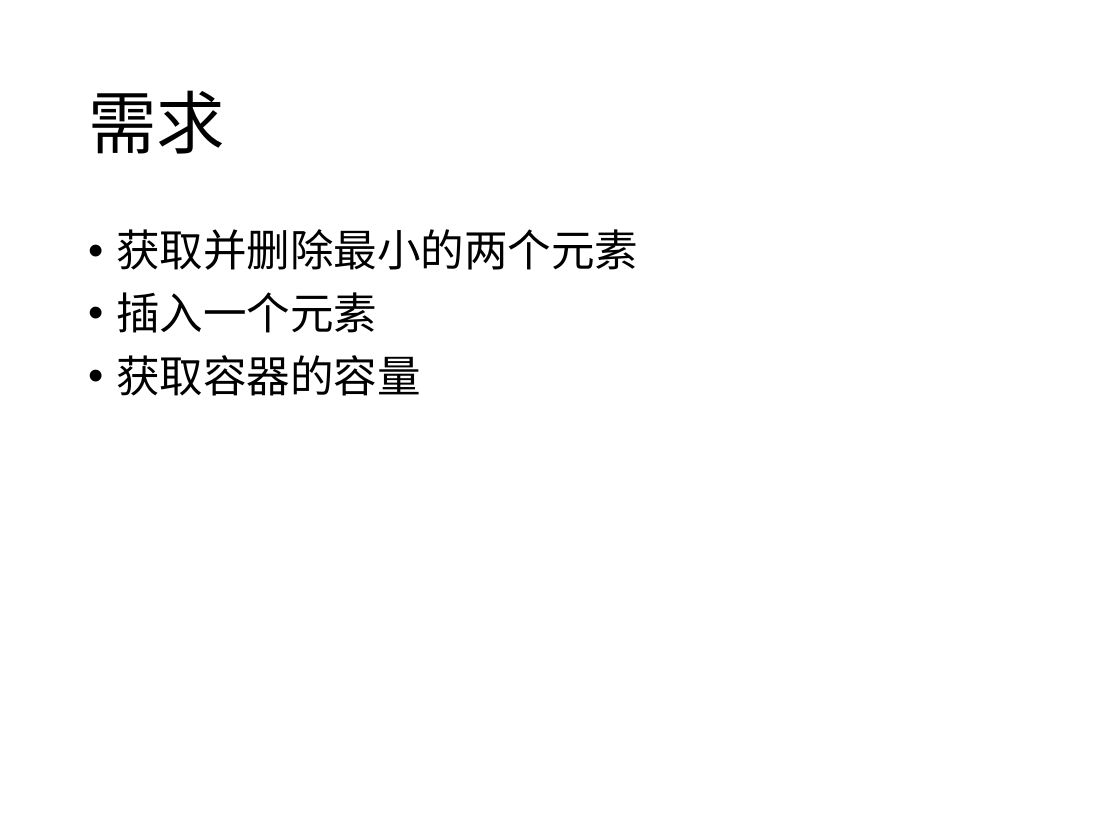
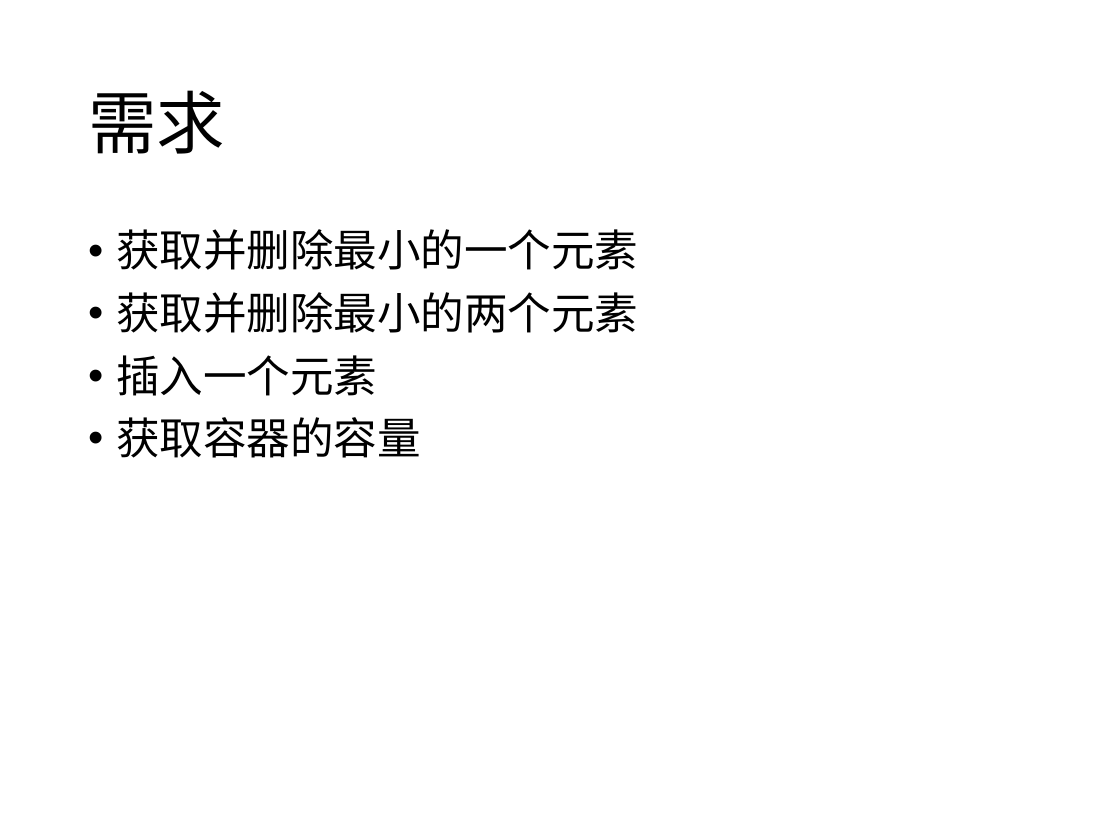
Before and after one commit to A0nameless0man/Pile, a slide deck: slide 5 of Algorithms/Data_Structure/HeapBasedPriorityQueue/Heap.pptx. Drawn at 1120x840 pixels with LibreOffice and Linux fonts; fonts in the diff are those of the drawing. Boxes give left, top, right and bottom in pixels: in the first picture for what was removed or moved away, otherwise in the second. Text is boxed around its words. In the diff, an @@ line names an element or a change of style, - is before the commit and + after.

```diff
--- a/Algorithms/Data_Structure/HeapBasedPriorityQueue/Heap.pptx
+++ b/Algorithms/Data_Structure/HeapBasedPriorityQueue/Heap.pptx
@@ text at [116,229,638,270]: paragraph added @@
+• 获取并删除最小的一个元素
```
Also in this commit, not shown: 3 slides added, 1 slide removed.
